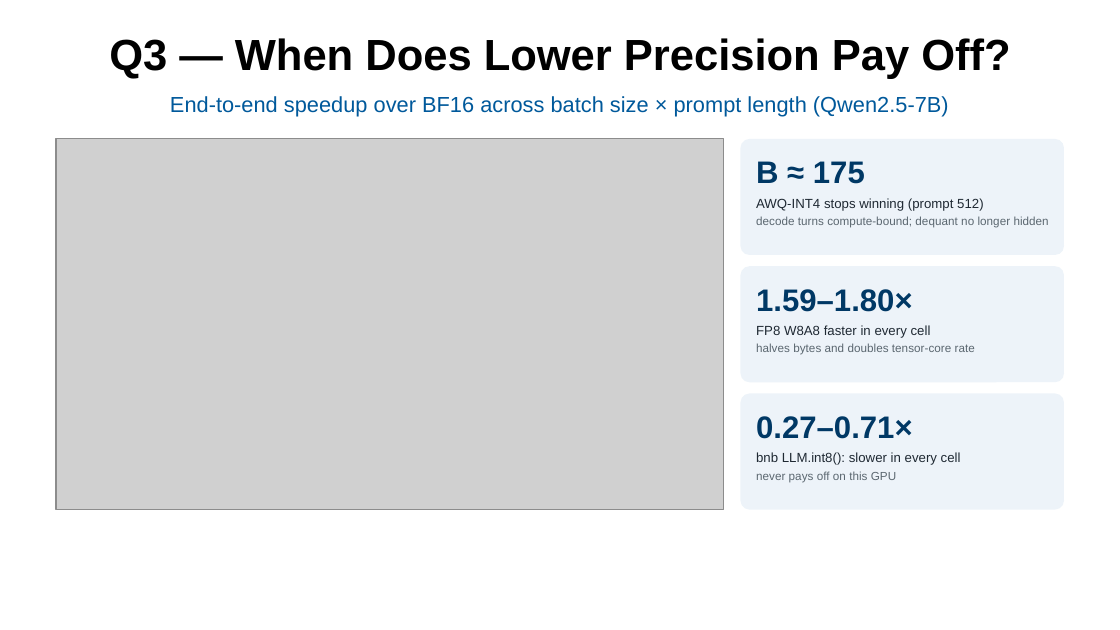
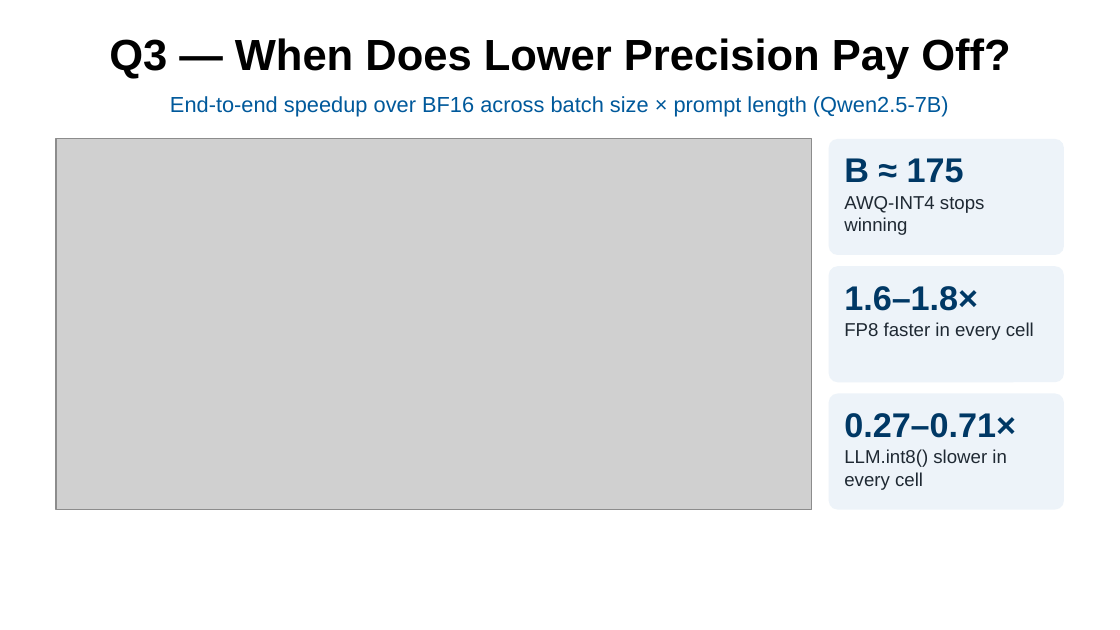
Before and after one commit to zz9tf/6359-SYS-ARCHITECT-course-work, a slide deck: slide 5 of final_project/slides/final_presentation.pptx. Drawn at 1120x630 pixels with LibreOffice and Linux fonts; fonts in the diff are those of the drawing; grey boxes stand for pictures; background and template pictures are left out. Boxes give left, top, right and bottom in pixels: in the first picture for what was removed or moved away, otherwise in the second. Text is boxed around its words. In the diff, an @@ line names an element or a change of style, - is before the commit and + after.

```diff
--- a/final_project/slides/final_presentation.pptx
+++ b/final_project/slides/final_presentation.pptx
@@ picture: place and size @@
-picture at (56,139,724,510)
+picture at (56,139,812,510)
@@ rounded rectangle: place and size @@
-rounded rectangle at (740,139,1064,255)
+rounded rectangle at (829,139,1064,255)
@@ text "B ≈ 175": place and size @@
-text "B ≈ 175" at (756,161,865,184)
+text "B ≈ 175" at (844,158,964,183)
@@ text "B ≈ 175" at (844,158,964,183): size 20 to 22 pt @@
@@ text at (844,196,985,235): text changed; size 7.5 to 12 pt; text colour #5B6770 to #1F2933 @@
-AWQ-INT4 stops winning (prompt 512)
-decode turns compute-bound; dequant no longer hidden
+AWQ-INT4 stops winning
@@ rounded rectangle: place and size @@
-rounded rectangle at (740,267,1064,383)
+rounded rectangle at (829,267,1064,383)
@@ text at (844,286,978,311): text changed; size 20 to 22 pt @@
-1.59–1.80×
+1.6–1.8×
@@ text at (844,322,1034,340): text changed; size 7.5 to 12 pt; text colour #5B6770 to #1F2933 @@
-FP8 W8A8 faster in every cell
-halves bytes and doubles tensor-core rate
+FP8 faster in every cell
@@ rounded rectangle: place and size @@
-rounded rectangle at (740,393,1064,510)
+rounded rectangle at (829,393,1064,510)
@@ text "0.27–0.71×" at (844,413,1016,438): size 20 to 22 pt @@
@@ text "0.27–0.71×": place and size @@
-text "0.27–0.71×" at (756,416,913,439)
+text "0.27–0.71×" at (844,413,1016,438)
@@ text at (844,449,1007,490): text changed; size 8.5 to 12 pt @@
-bnb LLM.int8(): slower in every cell
-never pays off on this GPU
+LLM.int8() slower in every cell
```
Also in this commit, not shown: 10 other slides changed, 30 other files.
